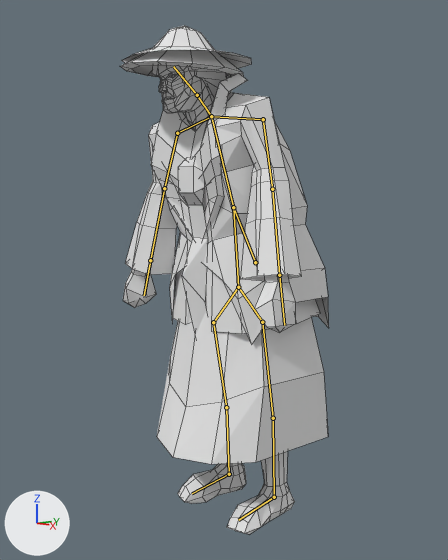
What one commit did to the Blender file blend/contrib/erd/velhaca/velhaca.blend.
One viewpoint serves both versions: a camera (50 mm lens) standing at (8.39, -7.31, 5.54) and looking at (-0.04, -0.25, 4.28). Lighting does not change. The marker at lower left points along +X, +Y and +Z. The bones that bend it are drawn over the model as lines. Mesh edges are drawn as thin lines.

In view in the first picture: 'velhaca'.
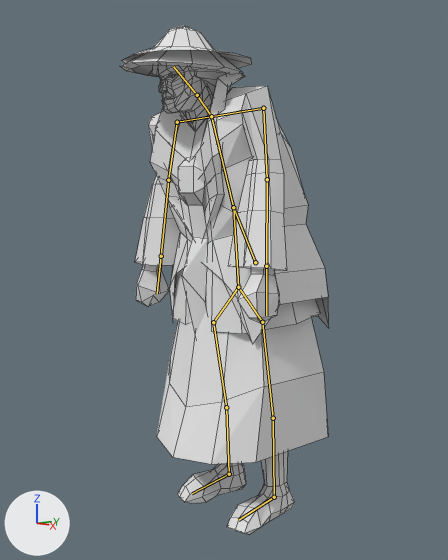
The newer file adds an action. The first version stands in its rest pose; the second is drawn at frame 9 of the action 'idle'.

The edits, one by one:
Bone 'Bone.011' (bone_bone_011) turns from (0, 0, 0) to (7, -1, 4) degrees about its own x, y and z.
Bone 'Bone.012' (bone_bone_012) turns from (-11, -14, -36) to (-20, -16, -46) degrees about its own x, y and z.
Bone 'Bone.015' (bone_bone_015) turns from (0, 0, 0) to (9, 1, -5) degrees about its own x, y and z.
Bone 'Bone.016' (bone_bone_016) turns from (-15, 19, 32) to (-28, 23, 42) degrees about its own x, y and z.

Where the change shows, as pixel boxes [x1, y1, x2, y2] in the pictures (448 x 560 px):
'velhaca', posed: [120, 26, 329, 534] in both
bone 'Bone.011', root to tip: before (211, 116) to (263, 119); after (211, 116) to (263, 108)
bone 'Bone.012', root to tip: before (263, 119) to (272, 189); after (263, 108) to (267, 179)
bone 'Bone.015', root to tip: before (211, 116) to (177, 133); after (211, 116) to (177, 122)
bone 'Bone.016', root to tip: before (177, 133) to (164, 188); after (177, 122) to (168, 180)
